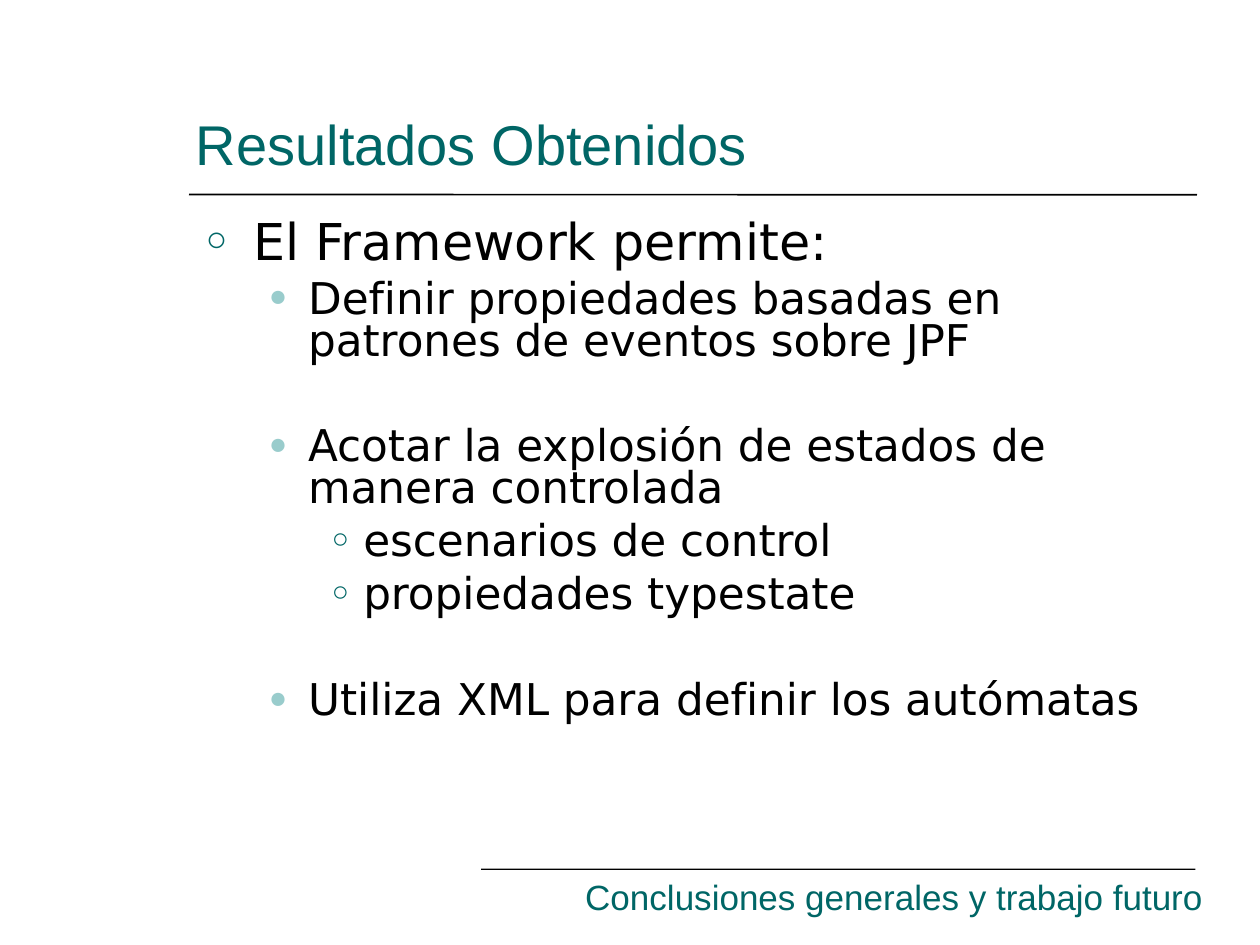
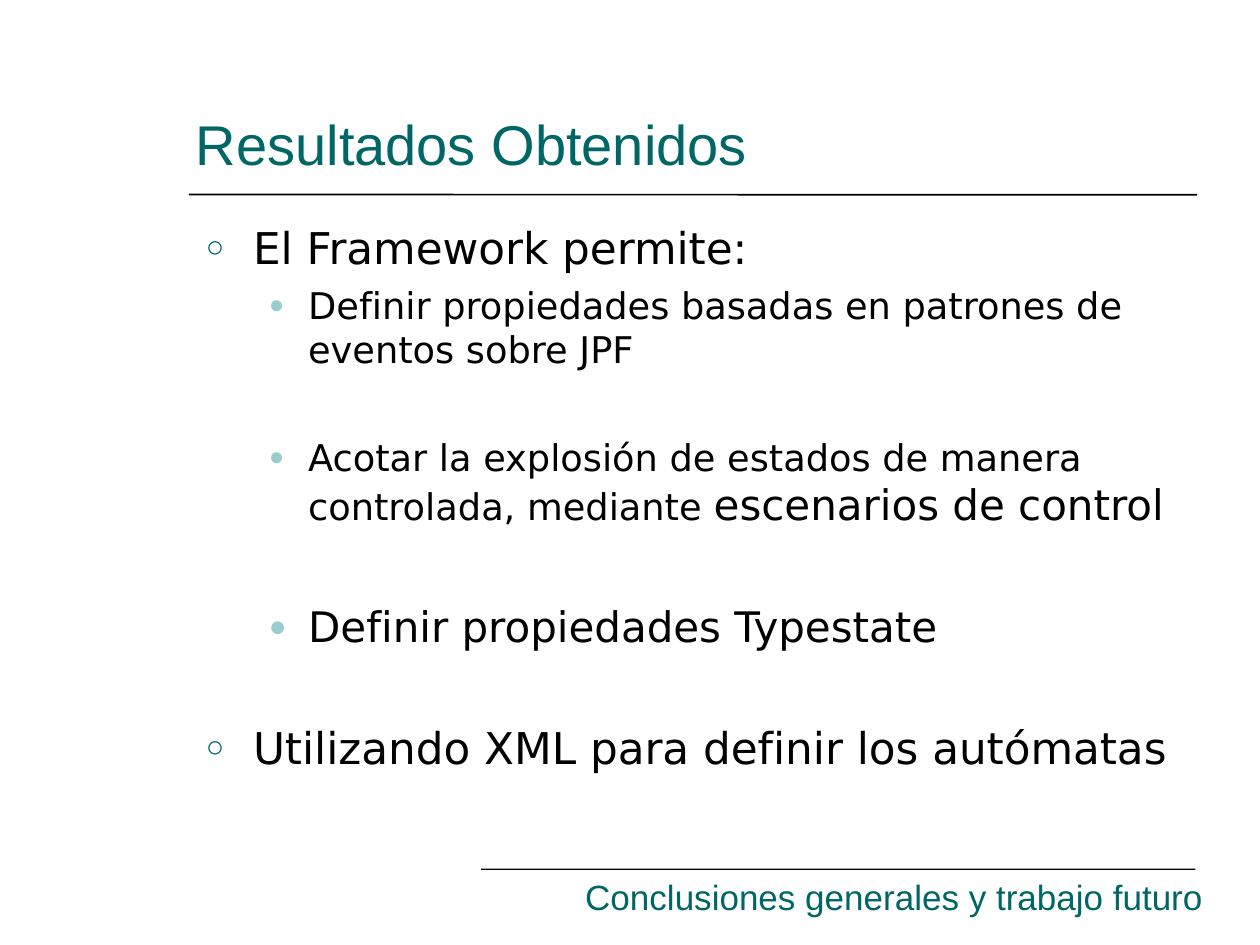
Before and after one commit to hugomelendez/tesis-jpf-2006, a slide deck: slide 45 of tesis-doc/Presentación.ppt. Drawn at 1260x945 pixels with LibreOffice and Linux fonts; fonts in the diff are those of the drawing. Boxes give left, top, right and bottom in pixels: in the first picture for what was removed or moved away, otherwise in the second. Text is boxed around its words. In the diff, an @@ line names an element or a change of style, - is before the commit and + after.

```diff
--- a/tesis-doc/Presentación.ppt
+++ b/tesis-doc/Presentación.ppt
@@ text at box(253, 230, 1122, 371): size 29 to 25 pt in "El Framework permite:"; size 25 to 21 pt in "Definir propiedades basadas en patrones de eventos ..."; line spacing 0.8 to 1; less space between paragraphs @@
@@ text at box(253, 441, 1166, 773): text changed; size 25 to 21 pt @@
-  ● Acotar la explosión de estados de manera controlada
-    ○ escenarios de control
-    ○ propiedades typestate
-  ● Utiliza XML para definir los autómatas
+  ● Acotar la explosión de estados de manera controlada, mediante escenarios de control
+  ● Definir propiedades Typestate
+○ Utilizando XML para definir los autómatas
```
Also in this commit, not shown: 12 other slides changed.
